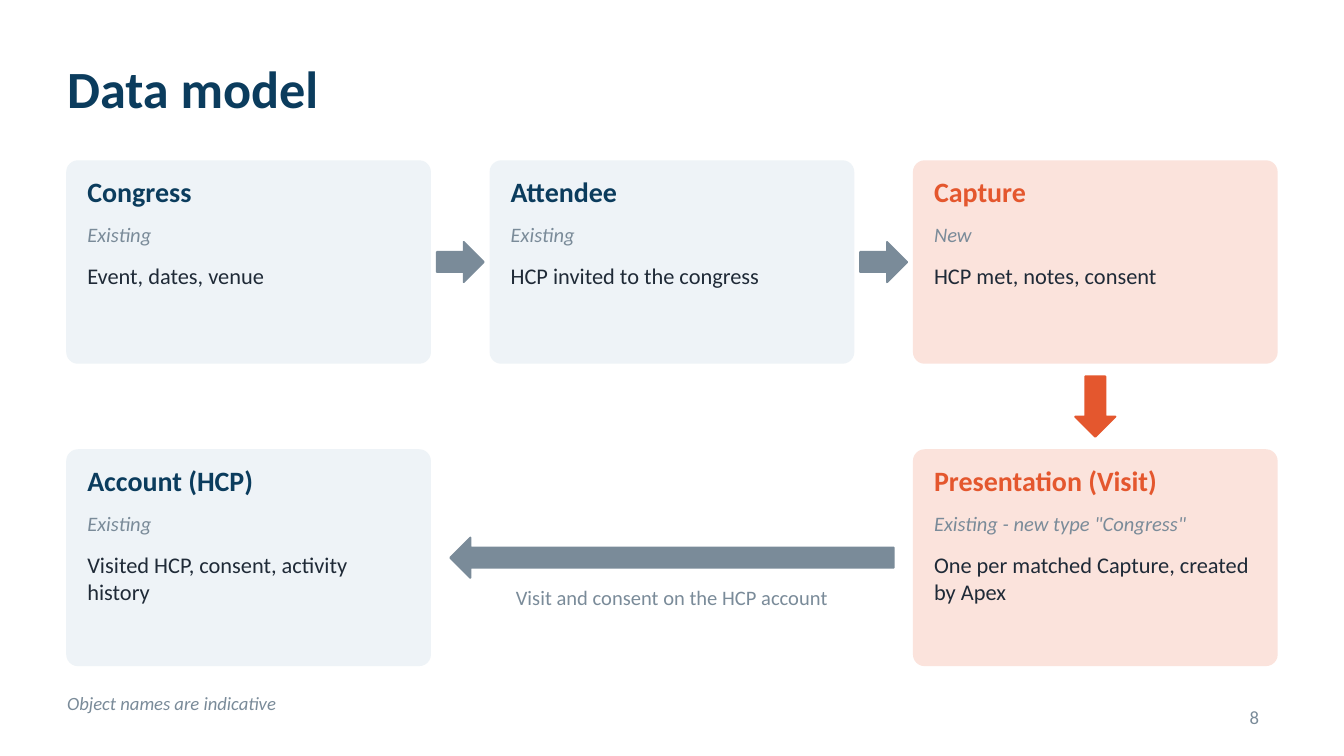
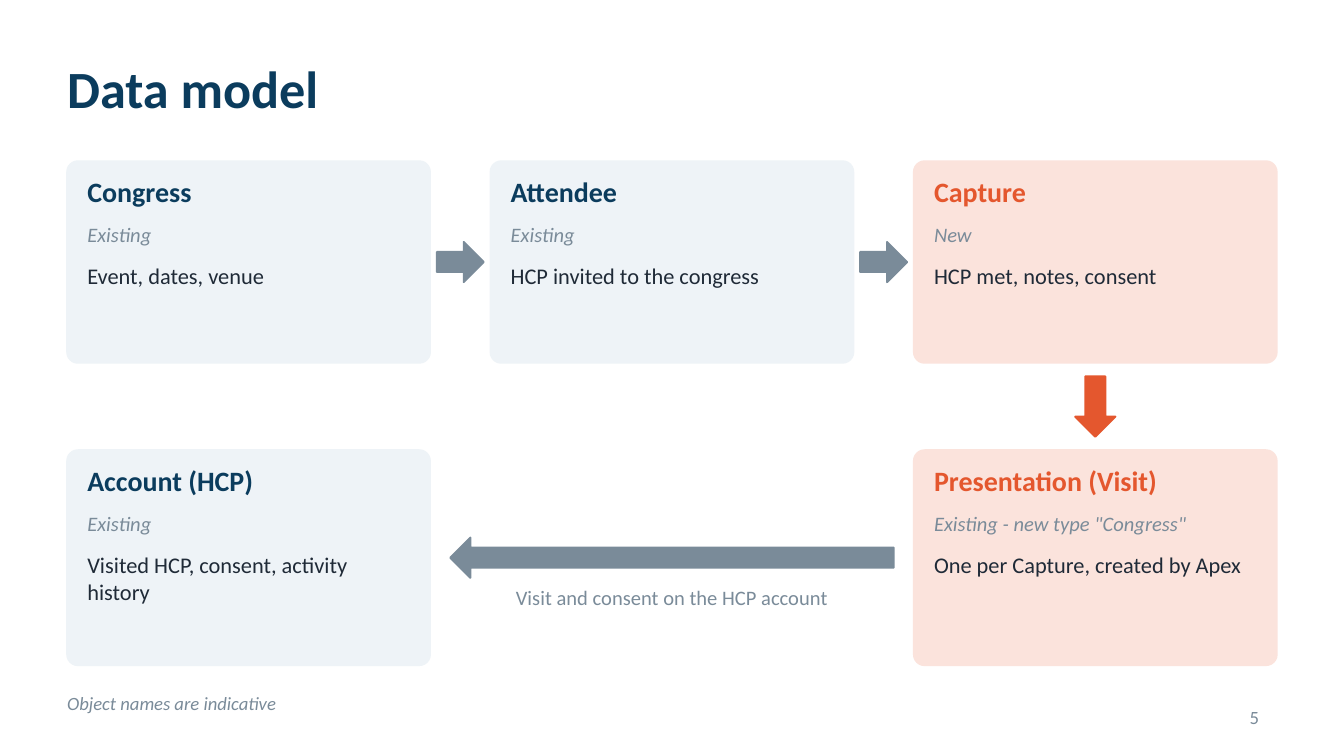
Before and after one commit to patrik8585/claude, a slide deck: slide 5 of slides/France_CBU_Congress_Solution.pptx (slide 8 before the commit). Drawn at 1344x756 pixels with LibreOffice and Linux fonts; fonts in the diff are those of the drawing. Boxes give left, top, right and bottom in pixels: in the first picture for what was removed or moved away, otherwise in the second. Text is boxed around its words. In the diff, an @@ line names an element or a change of style, - is before the commit and + after.

```diff
--- a/slides/France_CBU_Congress_Solution.pptx
+++ b/slides/France_CBU_Congress_Solution.pptx
@@ text at (934, 557, 1241, 577): text changed @@
-One per matched Capture, created by Apex
+One per Capture, created by Apex
@@ page number at (1250, 712, 1259, 724): text changed @@
-8
+5
```
Also in this commit, not shown: 8 other slides changed, 3 slides removed.
